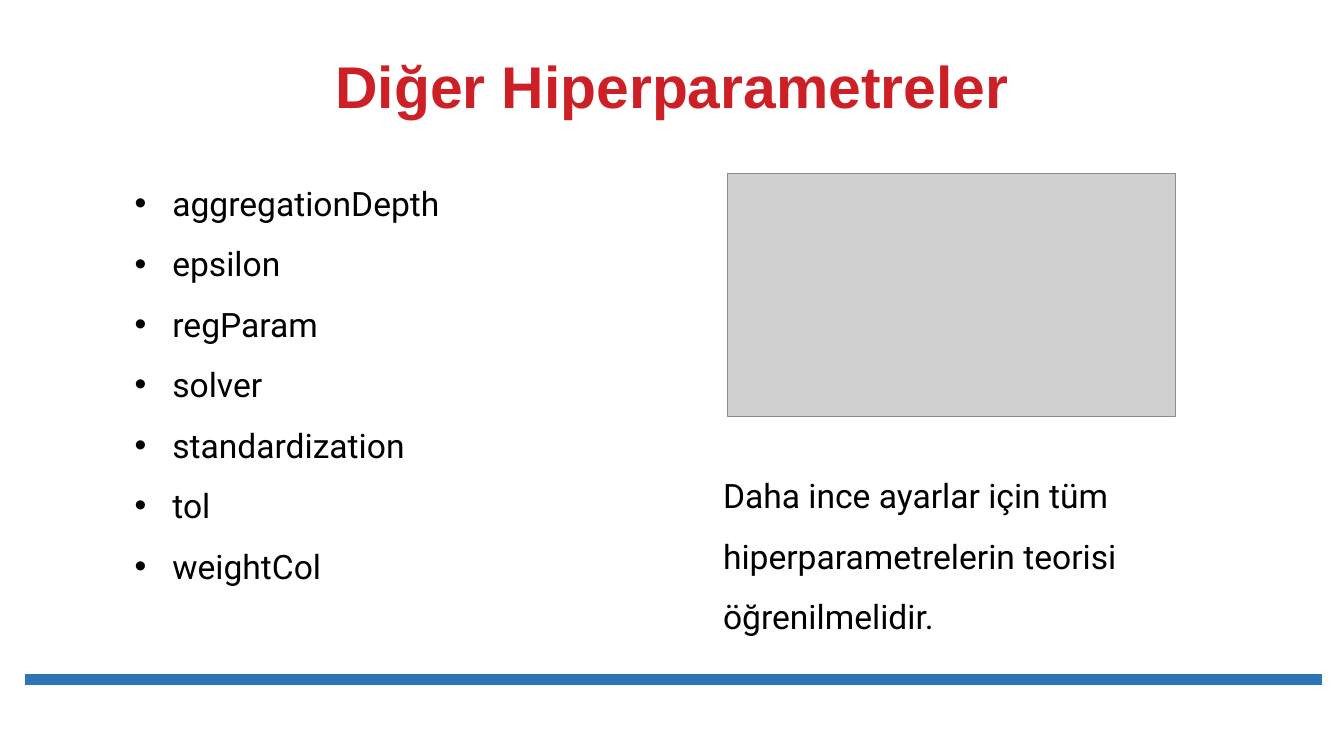
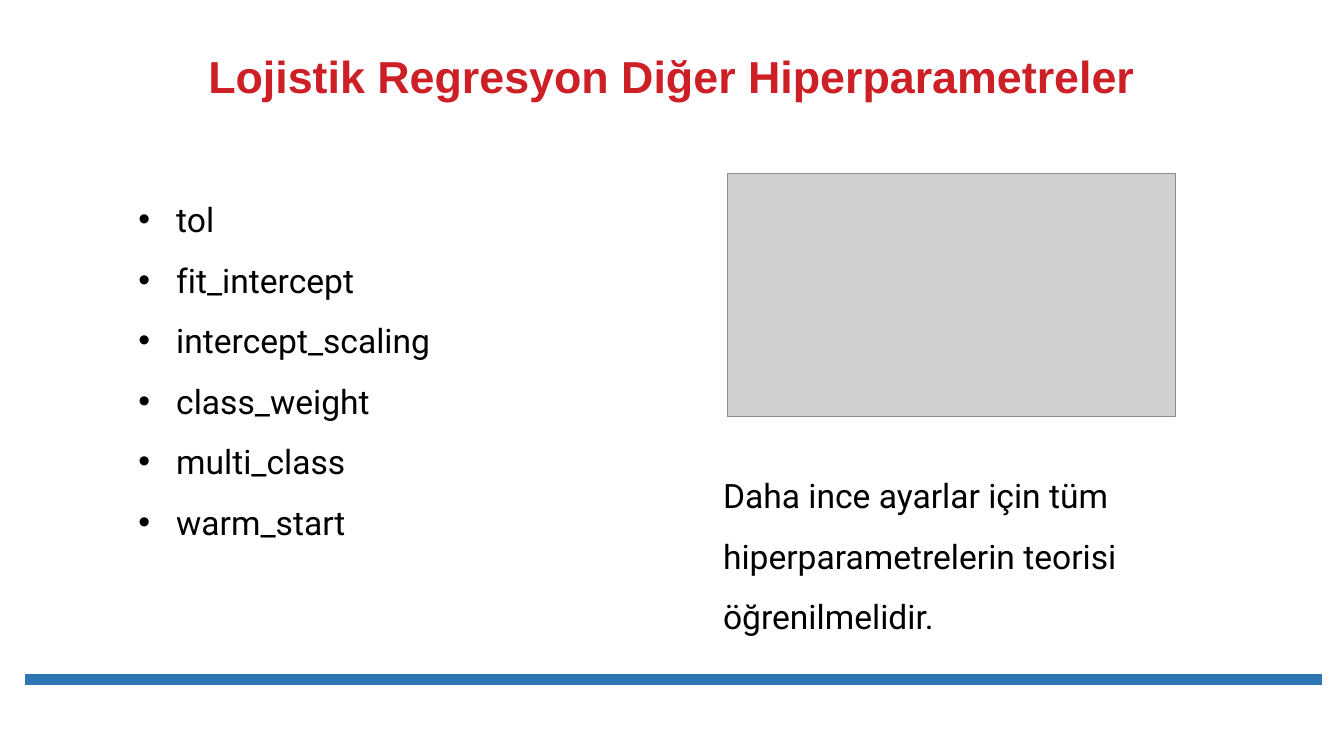
Before and after one commit to veribilimiokulu/bogazici-compec-python-ml, a slide deck: slide 9 of sunumlar/05_Model_Tuning_Hiperparametreleri_Ayarlama.pptx (slide 7 before the commit). Drawn at 1344x756 pixels with LibreOffice and Linux fonts; fonts in the diff are those of the drawing; grey boxes stand for pictures. Boxes give left, top, right and bottom in pixels: in the first picture for what was removed or moved away, otherwise in the second. Text is boxed around its words. In the diff, an @@ line names an element or a change of style, - is before the commit and + after.

```diff
--- a/sunumlar/05_Model_Tuning_Hiperparametreleri_Ayarlama.pptx
+++ b/sunumlar/05_Model_Tuning_Hiperparametreleri_Ayarlama.pptx
@@ title at <box>208,60,1134,102</box>: text changed; size 42 to 32 pt @@
-Diğer Hiperparametreler
+Lojistik Regresyon Diğer Hiperparametreler
@@ text "tol": place and size @@
-text "tol" at <box>172,190,439,586</box>
+text "tol" at <box>176,206,430,538</box>
@@ text at <box>172,190,439,459</box>: paragraphs removed @@
-• aggregationDepth
-• epsilon
-• regParam
-• solver
-• standardization
@@ text at <box>176,267,430,538</box>: text changed @@
-• weightCol
+• fit_intercept
+• intercept_scaling
+• class_weight
+• multi_class
+• warm_start
```
Also in this commit, not shown: 5 other slides changed, 3 slides added, 1 slide removed, 8 other files.
